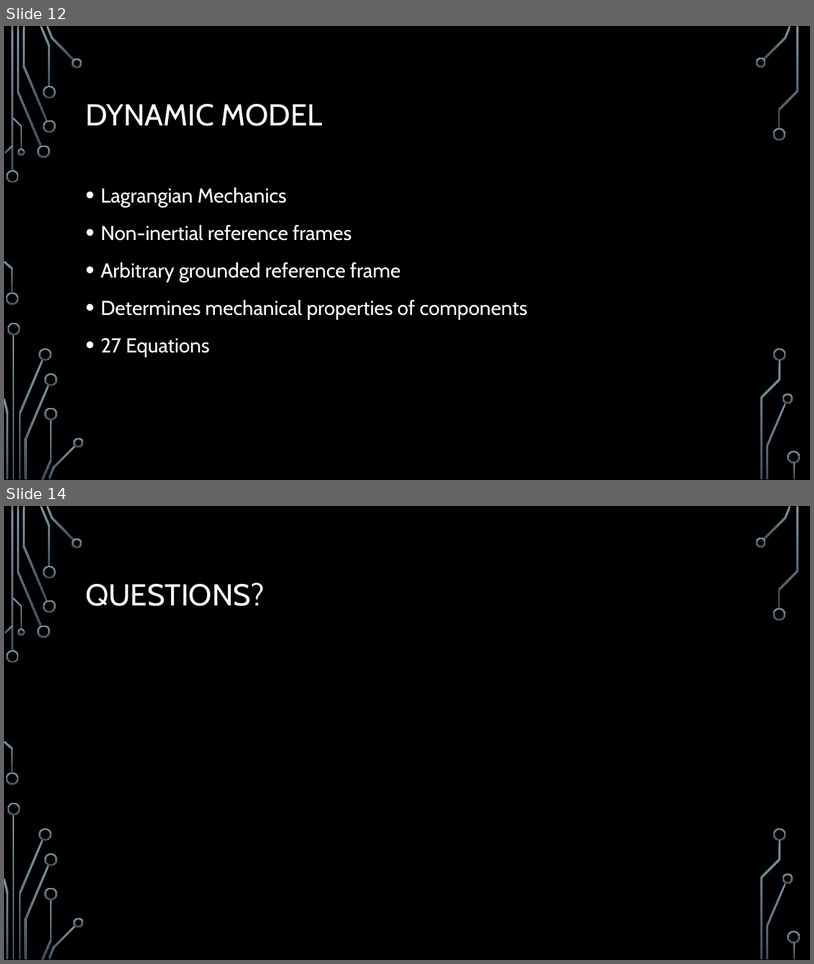
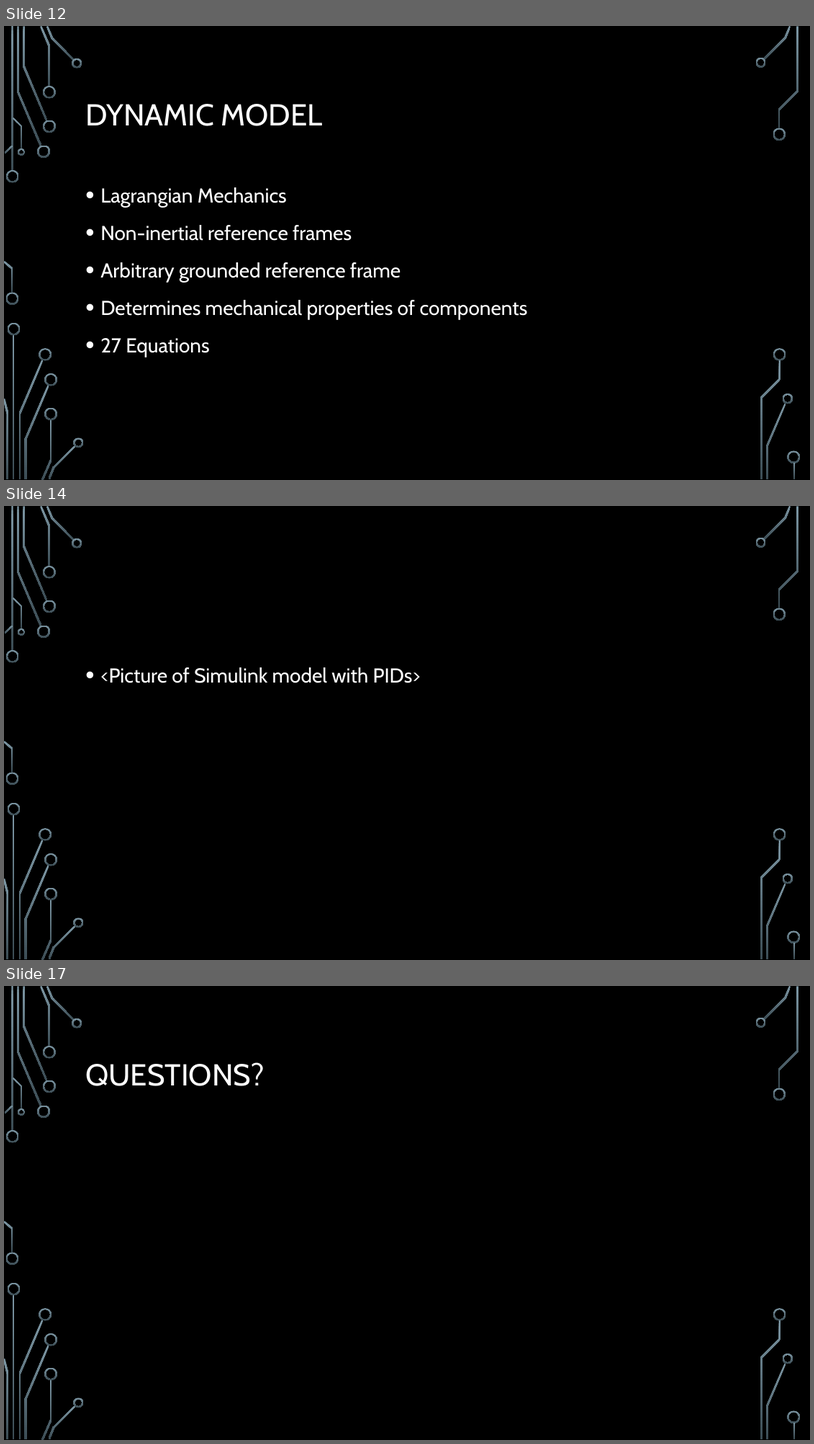
Before and after one commit to Logiant/AgileRoboticControls, a slide deck: Design Powerpoint.pptx. Shown one above the other, each under a label of ours: slides 12 and 14 before the commit, slides 12, 14 and 17 after it; the slides between them are not shown. The pictures are 814x964 and 814x1444 pixels, drawn with LibreOffice and Linux fonts; fonts in the diff are those of the drawing; background and template pictures are left out. Boxes give left, top, right and bottom in pixels: in the first picture for what was removed or moved away, otherwise in the second. Text is boxed around its words. In the diff, an @@ line names an element or a change of style, - is before the commit and + after.

```diff
--- a/Design Powerpoint.pptx
+++ b/Design Powerpoint.pptx
@@ slide 14 added at [4, 506, 810, 960], background picture (left out); not listed: 36 template elements that a slide beside it also shows @@
@@ text added at [100, 667, 421, 683], 24 pt, text #FFFFFF @@
+• <Picture of Simulink model with PIDs>
@@ what was slide 14 is now slide 17 @@
```
Also in this commit, not shown: 3 other slides added, 1 slide removed, 2 other files.
